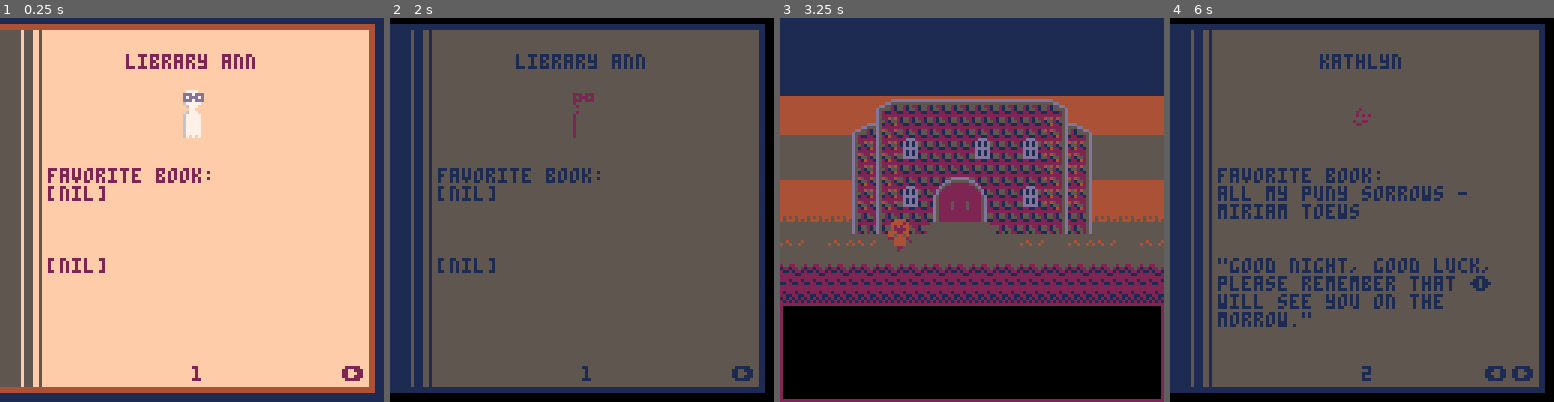
Above: before the commit, frames 1-4 (left to right).
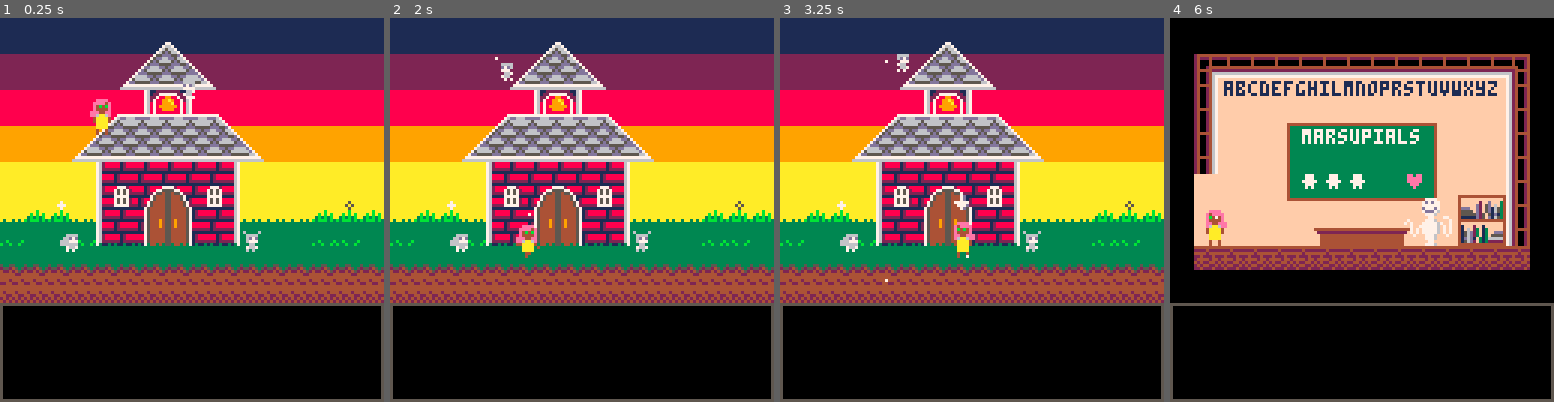
Above: after the commit, the same moments.

Repository: kvognar/ghost-town
Game: PICO-8 cartridge ghost_town.p8
The game is run twice, just before and just after one commit, with the same random seed, the same clock (stepped at 60 frames per second) and the same inputs.
Inputs:
- Up to frame 1 (0.25 s): no input
- Up to frame 2 (2 s): tap X (X key) at 0.33, 1.07, 1.85 s; tap O (Z key) at 0.7, 1.7 s; hold Right from 1.6 s (still down)
- Up to frame 3 (3.25 s): release Right at 2.1 s; tap O (Z key) at 2.1, 2.5, 2.9 s; hold Up 2.15-2.42 s; hold Right 2.47-3.03 s; tap X (X key) at 2.97 s; hold Left from 3.08 s (still down)
- Up to frame 4 (6 s): tap O (Z key) every 0.4 s from 3.3 to 5.7 s; release Left at 3.58 s; hold Down 3.63-3.97 s; hold Right 4.02-4.68 s; tap X (X key) at 4.08, 5.2 s; hold Up 4.73-5.03 s; hold Left 5.08-5.68 s; hold Down from 5.73 s (still down)

The runs differ from the first frame. In frame 1, 97% of the frame differs, in the area x 0-100%, y 1-100%; in frame 2, 92%; in frame 3, 65%; in frame 4, 94%.

Commit message:
jump good

Diff:
--- a/ghost_town.p8
+++ b/ghost_town.p8
@@ -6,6 +6,7 @@
 t=0
 sunset=0
 speaking=false
+has_book=false
 
 b={
   left=0,
@@ -20,6 +21,9 @@
 actors = {}
 
 stage = {tile_sx=0,tile_sy=0,tile_w=16,tile_h=16,actors={},palette_swaps={}}
+
+sugars={}
+
 
 function stage:new(attrs)
   attrs=attrs or {}
@@ -128,8 +132,12 @@
 
 function dialog:update()
  if self.index <#self.message then
-  self.index+=1
-  self:insert_newlines()
+  if btnp(b.x) and self.index>1 then
+   self:rush()
+  else
+   self.index+=1
+   self:insert_newlines()
+  end
  else
   self.wait=true
   if btnp(b.x) then
@@ -220,7 +228,7 @@
   self.dy*=self.damping
 end
 
-player = entity:new({
+player=entity:new({
   jumping=false,
   grounded=true,
   damping=1,
@@ -236,6 +244,7 @@
     downjump={4},
   },
   icon_offset=1,
+  sugars={}
 })
 
 function player:update()
@@ -257,7 +266,7 @@
 
 function player:collide_and_move()
   self.dx*=self.damping
-  self.dy+=self.gravity
+  self.dy+=self.gravity*((100-#self.sugars)/100)
 
   --collide left
   if is_solid(self.x+self.dx,self.y+self.h) or
@@ -296,7 +305,7 @@
 
   if btn(b.up) and not self.jumping then
     self.jumping=true
-    self.dy=-2
+    self.dy=-2-#self.sugars/10
   end
 
   local other = colliding_actor()
@@ -351,7 +360,7 @@
   button=b.x,
   icon=90,
   phrase_index=1,
-  met=true,
+  met=false,
   finished=false,
   favorite_book="readme.txt",
   last_words="good night, good luck, please remember that ☉ will see you on the morrow."
@@ -385,6 +394,10 @@
     del(current_stage.actors,self)
     add(stage.actors,self)
   end)
+end
+
+function ghost:add_entry()
+	self.finished=true
 end
 
 function ghost:blink(callback)
@@ -468,6 +481,7 @@
   schoolhouse_entrance.actors={
     sugar_captain,
     sugar_maestro,
+    sugar_magistrate,
     door:new({x=48,y=56,w=16,h=24,room=schoolhouse})
   }
   schoolhouse.actors={
@@ -622,6 +636,33 @@
   y=70,
   name="sugar maestro"
 })
+
+sugar_magistrate=ghost:new({
+ phrases={
+  {{
+
+  }}
+ },
+ current_frames={79},
+ x=30,y=20,
+ name="sugar magistrate",
+ sx=64,
+ sy=20,
+ offset=0
+})
+
+function sugar_magistrate:update()
+ ghost.update(self)
+ local new_x=self.sx+30*sin(self.offset/300)
+ self.facing_left=new_x<self.x
+ self.x=new_x
+ self.y=self.sy+10*sin(self.offset/500)
+ self.offset+=1
+
+ if t%30==0 then
+  add_sugar(self.x, self.y)
+ end
+end
 
 teacher=ghost:new({
   phrases={
@@ -778,7 +819,11 @@
         "take the notebook with you when you're done, as a memento of what we used to be.",
         "they deserve to be rememembered."
       },
-      function(self) self:vanish_to(fountain) end
+      function(self)
+       has_book=true
+       self:add_entry()
+       self:vanish_to(fountain)
+      end
     },
   },
   current_frames={192},
@@ -787,8 +832,6 @@
   x=25,
   y=48,
   name="library ann",
-  met=true,
-  finished=true,
   favorite_book="kalpa imperial: the greatest empire that never was - angelica gorodischer",
   last_words="they deserve to be remembered."
 })
@@ -807,7 +850,7 @@
   "what kind of loser ghost haunts a graveyard by herself?",
   ". . .",
   "i just want my nanna back."
-}}
+}, function(self) self:add_entry() end}
   },
   current_frames={197},
   sx=64,
@@ -957,6 +1000,7 @@
  teacher,
  sugar_maestro,
  sugar_captain,
+ sugar_magistrate
  -- last ghost
 }
 
@@ -1097,8 +1141,6 @@
 -->8
 --todo
 
---create "book" state
---populate book with blanks
 --create last-word hooks
 
 --create sugar game
@@ -1114,6 +1156,7 @@
 --figure out an intro!
 
 --add title screen
+--add voices maybe
 
 -->8
 --game state
@@ -1126,7 +1169,8 @@
    current_stage:update()
    if (not speaking) then
     pl:update()
-    if (btnp(b.z)) then
+    if (btnp(b.z) and has_book) then
+     book:page_to(book.ghost_idx)
     	fade_to(function()
      state=states.book
      end)
@@ -1136,6 +1180,9 @@
    foreach(current_stage.actors, function(actor)
      actor:update()
    end)
+
+   foreach(sugars, sugar.update)
+   foreach(pl.sugars, sugar.update)
  t+=1
 end
 
@@ -1146,7 +1193,11 @@
  foreach(current_stage.actors, function(actor)
    actor:draw()
  end)
+
  pl:draw()
+ foreach(sugars, sugar.draw)
+ foreach(pl.sugars, sugar.draw)
+
  dialog:draw()
 end
 -->8
@@ -1231,10 +1282,11 @@
 	2
 	)
 
-	print("favorite book:",16,50)
-	print(book.book_rec.message)
-
-	print(book.epitaph.message, 16,80)
+ if ghost.finished then
+ 	print("favorite book:",16,50)
+	 print(book.book_rec.message)
+		print(book.epitaph.message, 16,80)
+ end
 
 	print(book.ghost_idx, 64,116)
 	if (book.ghost_idx > 1) then
@@ -1250,10 +1302,10 @@
 
 function _init()
  dialog.message=dialog.phrases[dialog.phrase_index]
- current_stage=library_entrance
+ current_stage=schoolhouse_entrance
  initialize_actors()
  pl = player:new({x=30,y=20})
- state = states.book
+ state = states.game
  book.ghost_idx=1
 end
 
@@ -1273,6 +1325,90 @@
   state:update()
  end
 end
+-->8
+--sugar mode
+
+sugar=entity:new({
+ x=0,
+ y=0,
+ w=0,
+ h=0,
+ dx=0,
+ dy=0,
+ moon=nil,
+ gravity=0.1
+})
+
+function sugar:draw()
+ pset(self.x,self.y,7)
+end
+
+function sugar:update()
+ if self.moon then
+  local v=lerp_points(self,self.moon,.06)
+  self.ax=v.x-self.x
+  self.ay=v.y-self.y
+
+  local xwiggle=(rnd(2)-1)
+  local ywiggle=(rnd(2)-1)
+
+  self.dx+=self.ax
+  self.dy+=self.ay
+  self.dx*=0.9
+  self.dy*=0.9
+
+  if t%5==self.id%5 then
+  self.dx+=xwiggle
+  self.dy+=ywiggle
+  end
+ else
+   self.dy+=self.gravity
+ end
+ self.x+=self.dx
+ self.y+=self.dy
+
+ if (self.y>128) del(sugars,self)
+ if (#sugars > 50) del(sugars,sugars[1])
+ if (#pl.sugars > 50) del(pl.sugars,pl.sugars[1])
+ if dist(self, pl) < 5 and not self.moon then
+  add(pl.sugars, self)
+  del(sugars, self)
+  self.moon=pl
+  self.dy=0
+ end
+end
+
+function add_sugar(x,y)
+	add(
+	sugars,
+	sugar:new({x=x,y=y,id=#sugars})
+	)
+end
+
+-- distance between the center
+-- of two entities
+function dist(a,b)
+	local x=(a.x+a.w/2)-(b.x+b.w/2)
+	local y=(a.y+a.h/2)-(b.y+b.h/2)
+
+ return sqrt(x*x+y*y)
+end
+
+function lerp(a,b,weight)
+	return (1-weight)*a+weight*b
+end
+
+function lerp_points(a,b,weight)
+ printh("w: "..a.w, "@clip")
+ return {
+ 	x=lerp(a.x+(a.w/2),b.x+(b.w/2),weight),
+ 	y=lerp(a.y+(a.h/2),b.y+(b.h/2),weight)
+  -- x=lerp(a.x,b.x+3,weight),
+  -- y=lerp(a.y,b.y+5.5,weight)
+
+ }
+end
+
 __gfx__
 00eeee00000000000000000000eeee000000000000eeee00333333330000b00000000000000000000000000000000000333f3f3fffffffff0000000000000000
 0eeee4e000eeee0000eeee000eeee4e0e0eeee000eeeeee03333333300b0b0b000000000000000000000000000000000f3f333f3ffffffff0000000000000000
